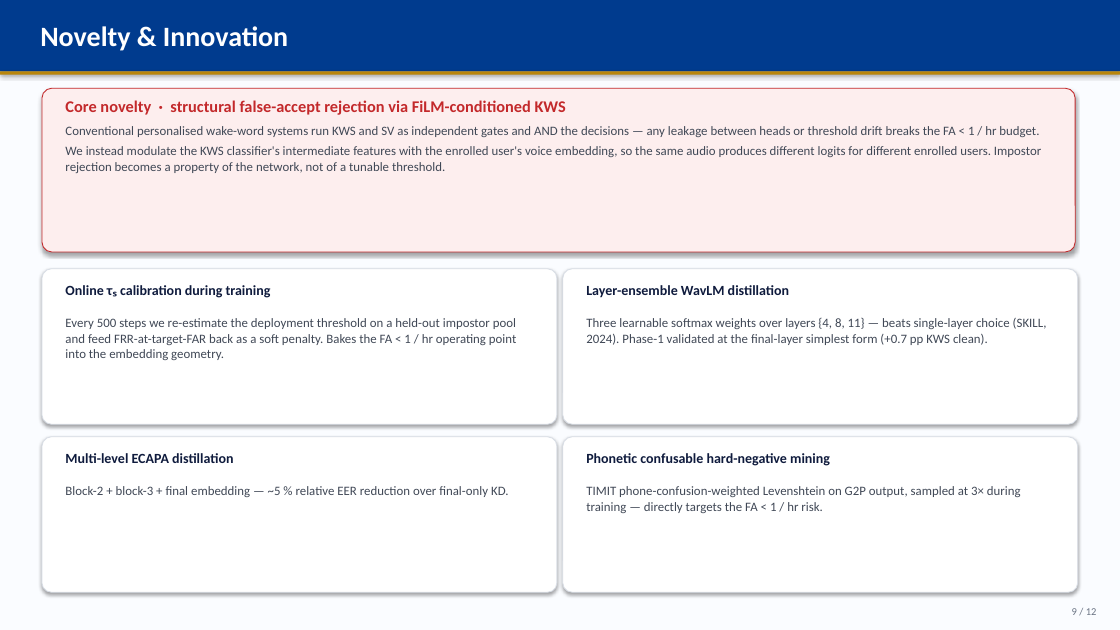
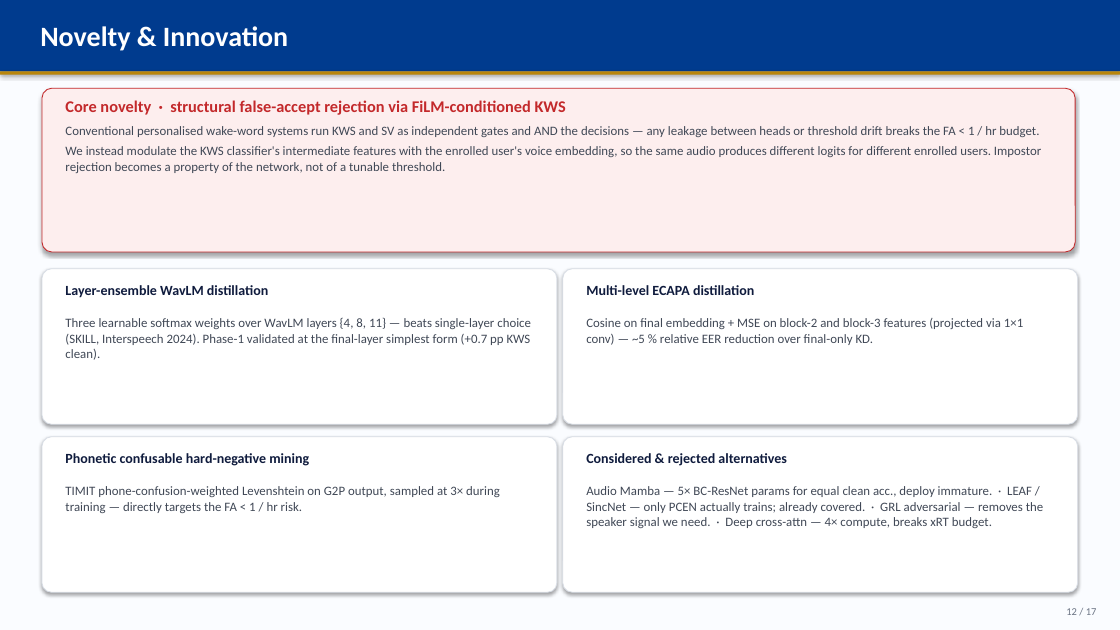
Before and after one commit to MalayM09/SRIB, a slide deck: slide 12 of BlueprintPPT/AX_Hackathon_Phase1_Blueprint_FILLED.pptx (slide 9 before the commit). Drawn at 1120x630 pixels with LibreOffice and Linux fonts; fonts in the diff are those of the drawing. Boxes give left, top, right and bottom in pixels: in the first picture for what was removed or moved away, otherwise in the second. Text is boxed around its words. In the diff, an @@ line names an element or a change of style, - is before the commit and + after.

```diff
--- a/BlueprintPPT/AX_Hackathon_Phase1_Blueprint_FILLED.pptx
+++ b/BlueprintPPT/AX_Hackathon_Phase1_Blueprint_FILLED.pptx
@@ text at (x1=65, y1=285, x2=268, y2=298): text changed @@
-Online τₛ calibration during training
+Layer-ensemble WavLM distillation
@@ text at (x1=586, y1=285, x2=754, y2=295): text changed @@
-Layer-ensemble WavLM distillation
+Multi-level ECAPA distillation
@@ text at (x1=65, y1=318, x2=531, y2=360): text changed @@
-Every 500 steps we re-estimate the deployment threshold on a held-out impostor pool and feed FRR-at-target-FAR back as a soft penalty. Bakes the FA < 1 / hr operating point into the embedding geometry.
+Three learnable softmax weights over WavLM layers {4, 8, 11} — beats single-layer choice (SKILL, Interspeech 2024). Phase-1 validated at the final-layer simplest form (+0.7 pp KWS clean).
@@ text at (x1=586, y1=318, x2=1023, y2=345): text changed @@
-Three learnable softmax weights over layers {4, 8, 11} — beats single-layer choice (SKILL, 2024). Phase-1 validated at the final-layer simplest form (+0.7 pp KWS clean).
+Cosine on final embedding + MSE on block-2 and block-3 features (projected via 1×1 conv) — ~5 % relative EER reduction over final-only KD.
@@ text at (x1=65, y1=453, x2=309, y2=466): text changed @@
-Multi-level ECAPA distillation
+Phonetic confusable hard-negative mining
@@ text at (x1=586, y1=453, x2=787, y2=466): text changed @@
-Phonetic confusable hard-negative mining
+Considered & rejected alternatives
@@ text at (x1=65, y1=486, x2=500, y2=513): text changed @@
-Block-2 + block-3 + final embedding — ~5 % relative EER reduction over final-only KD.
+TIMIT phone-confusion-weighted Levenshtein on G2P output, sampled at 3× during training — directly targets the FA < 1 / hr risk.
@@ text at (x1=586, y1=486, x2=1043, y2=528): text changed @@
-TIMIT phone-confusion-weighted Levenshtein on G2P output, sampled at 3× during training — directly targets the FA < 1 / hr risk.
+Audio Mamba — 5× BC-ResNet params for equal clean acc., deploy immature. · LEAF / SincNet — only PCEN actually trains; already covered. · GRL adversarial — removes the speaker signal we need. · Deep cross-attn — 4× compute, breaks xRT budget.
@@ text at (x1=1066, y1=608, x2=1097, y2=615): text changed @@
-9 / 12
+12 / 17
```
Also in this commit, not shown: 11 other slides changed, 5 slides added, 1 other file.
